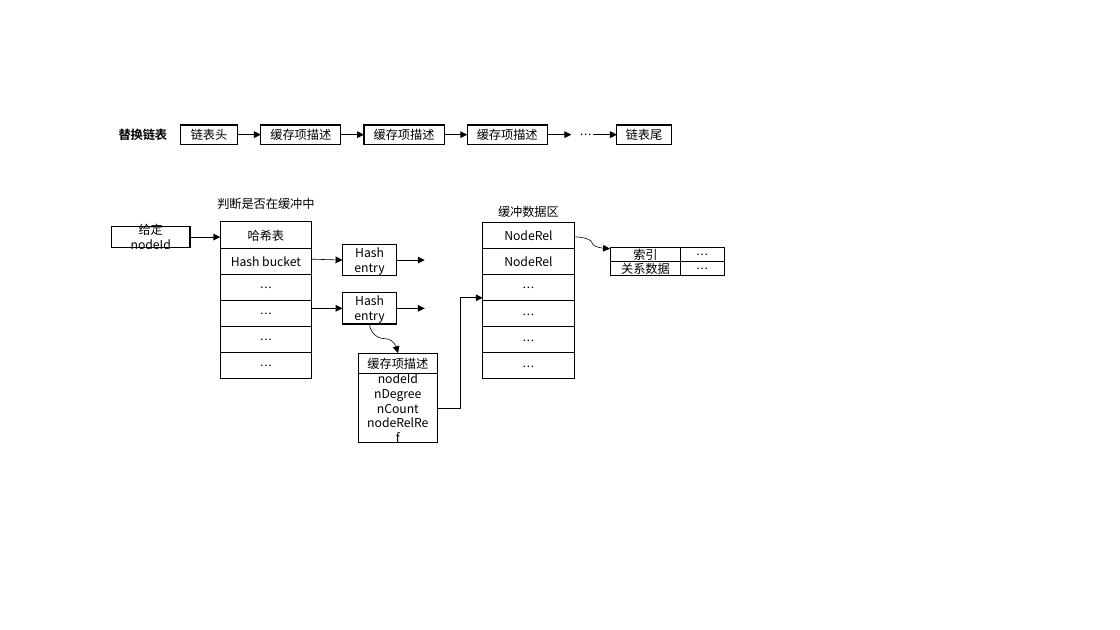
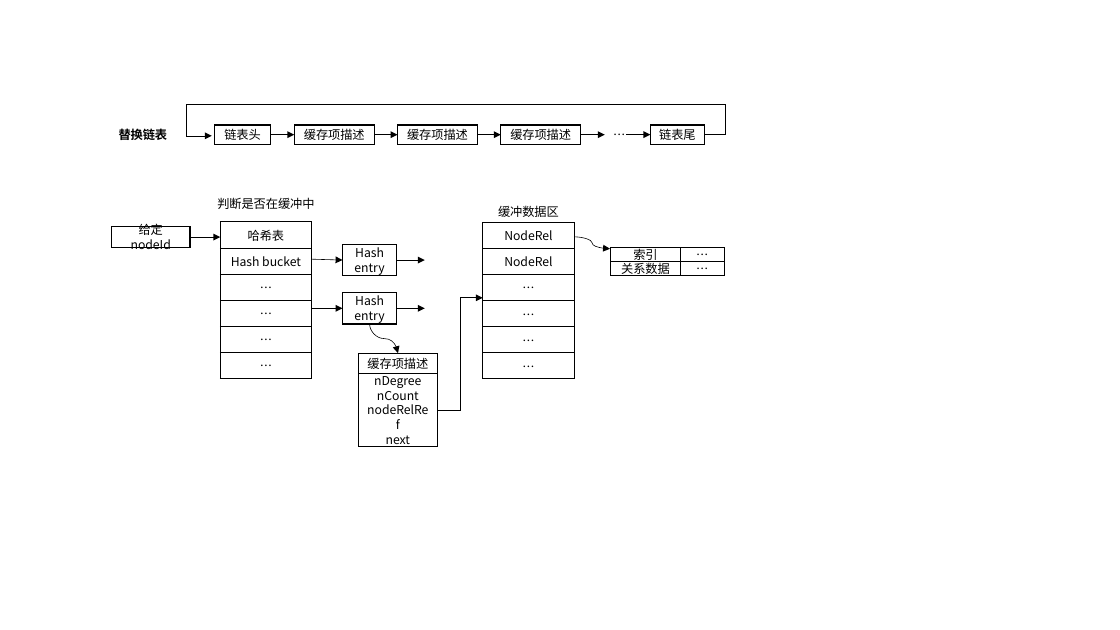
Before and after one commit to yayadi23/BIM, a slide deck: slide 44 of 毕业论文资料/毕业论文图 [自动保存的].pptx. Drawn at 1120x630 pixels with LibreOffice and Linux fonts; fonts in the diff are those of the drawing. Boxes give left, top, right and bottom in pixels: in the first picture for what was removed or moved away, otherwise in the second. Text is boxed around its words. In the diff, an @@ line names an element or a change of style, - is before the commit and + after.

```diff
--- a/毕业论文资料/毕业论文图 [自动保存的].pptx
+++ b/毕业论文资料/毕业论文图 [自动保存的].pptx
@@ elbow arrow added from (705, 134) to (212, 136), #000000 0.5 pt @@
@@ 5 rectangles, 5 arrows, 1 text: place and size @@
-5 rectangles, 5 arrows, 1 text at box(181, 125, 671, 145)
+5 rectangles, 5 arrows, 1 text at box(214, 125, 705, 145)
@@ elbow arrow (437, 410) - (483, 298): route changed @@
@@ text in rectangle at box(378, 373, 418, 383): paragraph removed @@
-nodeId
@@ text in rectangle at box(386, 435, 410, 447): paragraph added @@
+next
```
Also in this commit, not shown: 1 other slide changed, 2 slides added, 8 other files.
